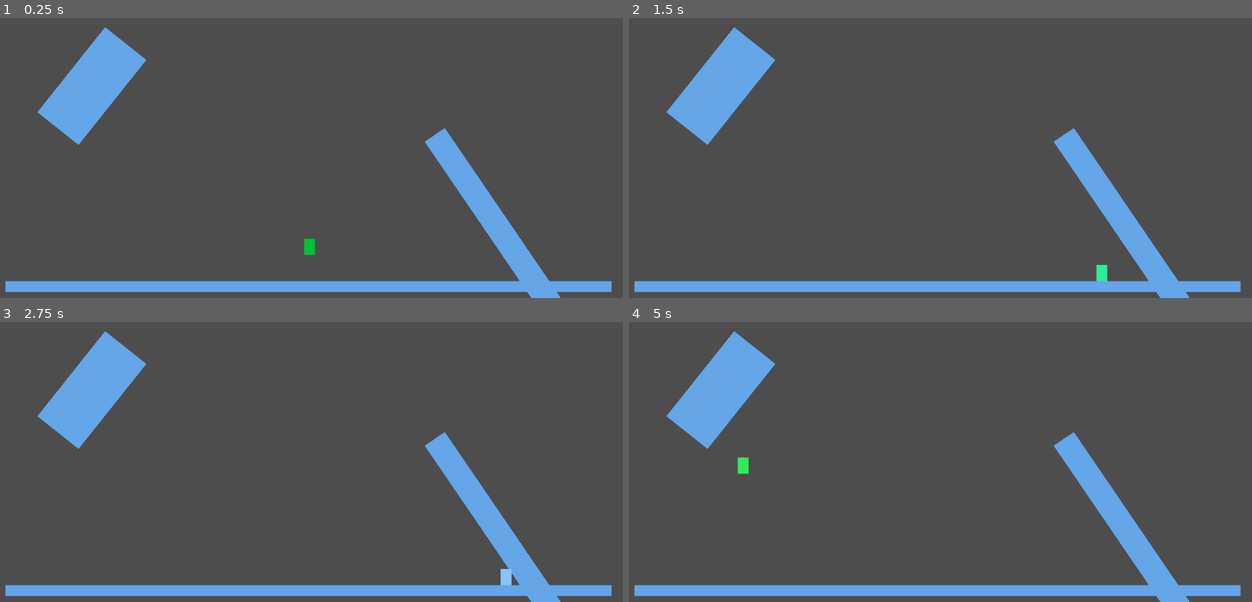
Above: before the commit, frames 1-4 (two rows, left to right).
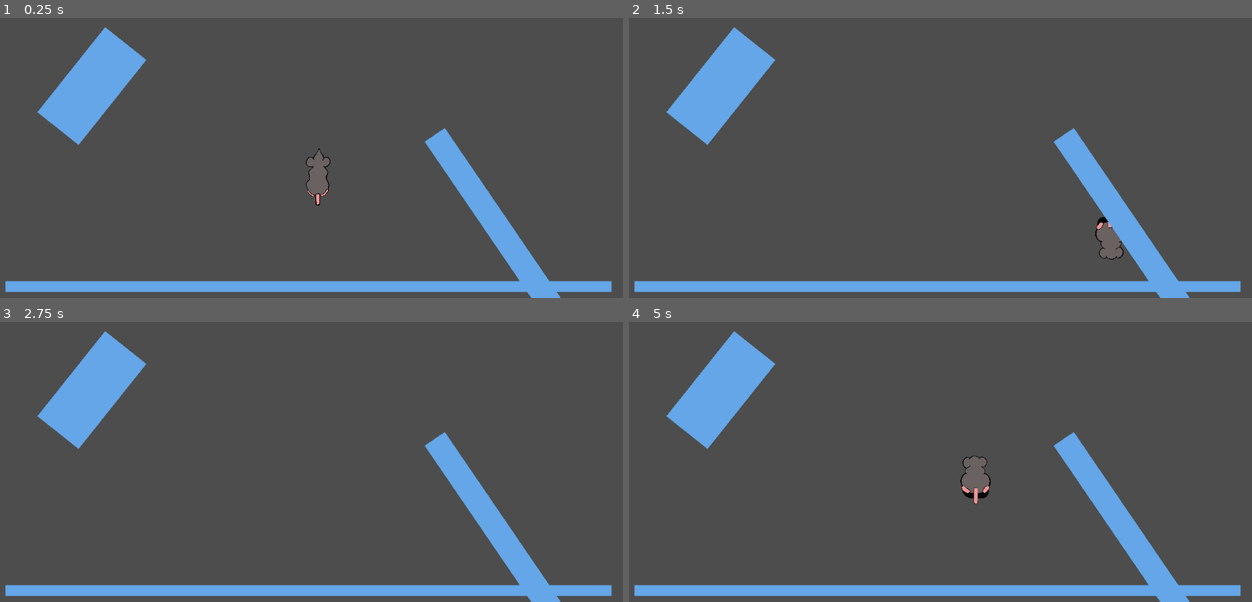
Above: after the commit, the same moments.

Repository: WellHatchedOne/sea-np-gmtk2024
Game: Godot game, scene res://main.tscn
The game is run twice, just before and just after one commit, with the same random seed, the same clock (stepped at 60 frames per second) and the same inputs.
Inputs:
- Up to frame 1 (0.25 s): no input
- Up to frame 2 (1.5 s): tap Enter at 0.5 s; hold D (move_right) 0.53-1.28 s; hold Space (change_color) 0.53-1.28 s; hold S (move_down) from 1.28 s (still down); tap Space (change_color) at 1.35 s
- Up to frame 3 (2.75 s): release S (move_down) at 2.03 s; hold D (move_right) from 2.03 s (still down); hold Space (change_color) from 2.03 s (still down)
- Up to frame 4 (5 s): release D (move_right) at 2.78 s; release Space (change_color) at 2.78 s; hold W (move_up) 2.78-3.53 s; tap Space (change_color) at 2.85, 4.35 s; hold Space (change_color) 3.53-4.28 s; hold A (move_left) from 3.53 s (still down)

The runs differ from the first frame. In frame 1, 0.6% of the frame differs, in the area x 48-54%, y 46-85%; in frame 2, 0.5%; in frame 3, 0.1%; in frame 4, 0.7%, in the area x 17-59%, y 47-65%.
Error after the commit: Invalid assignment of property or key 'color' with value of type 'Color' on a base object of type 'null instance'. (res://Max/test_objects/test_movable_guy.gd:…

Commit message:
Add Rat Scene
This commit adds the rat scene with the default up rat animation.
It also updates our test script to use that animation

Diff:
--- a/Max/test_objects/test_movable_guy.gd
+++ b/Max/test_objects/test_movable_guy.gd
@@ -15,5 +15,16 @@
 	var input_direction := Input.get_vector("move_left", "move_right", "move_up", "move_down")
 	self.velocity = input_direction * speed;
 
+	if velocity.length() > 0:
+		$AnimatedSprite2D.play()
+	else:
+		$AnimatedSprite2D.stop()
+
+	if velocity.x != 0:
+		$AnimatedSprite2D.flip_v = false
+		$AnimatedSprite2D.flip_h = velocity.x < 0
+	elif velocity.y != 0:
+		$AnimatedSprite2D.flip_v = velocity.y > 0
+
 func change_color() -> void:
 	$ColorRect.color = Color(randf(), randf(), randf())
--- a/Max/test_objects/test_movable_guy.tscn
+++ b/Max/test_objects/test_movable_guy.tscn
@@ -1,12 +1,12 @@
-[gd_scene load_steps=3 format=3 uid="uid://dhvqt2giyunf4"]
+[gd_scene load_steps=4 format=3 uid="uid://dhvqt2giyunf4"]
 
 [ext_resource type="Script" path="res://Max/test_objects/test_movable_guy.gd" id="1_g87px"]
+[ext_resource type="Texture2D" uid="uid://x5jm4j22h8qy" path="res://assets/base_rat_up1.png" id="2_vncyw"]
 
 [sub_resource type="CapsuleShape2D" id="CapsuleShape2D_xbmso"]
 
 [node name="TestMovableGuy" type="CharacterBody2D"]
 script = ExtResource("1_g87px")
-speed = null
 
 [node name="ColorRect" type="ColorRect" parent="."]
 offset_left = -10.0
@@ -17,3 +17,6 @@
 
 [node name="CollisionShape2D" type="CollisionShape2D" parent="."]
 shape = SubResource("CapsuleShape2D_xbmso")
+
+[node name="Sprite2D" type="Sprite2D" parent="."]
+texture = ExtResource("2_vncyw")
--- a/main.tscn
+++ b/main.tscn
@@ -1,9 +1,14 @@
-[gd_scene load_steps=3 format=3 uid="uid://b83gut5er6mu8"]
+[gd_scene load_steps=4 format=3 uid="uid://b83gut5er6mu8"]
 
+[ext_resource type="PackedScene" uid="uid://b32e7nkyfmr3k" path="res://rat.tscn" id="1_3brr1"]
 [ext_resource type="PackedScene" uid="uid://cffbki6irx1rr" path="res://Max/test_objects/test_floor.tscn" id="1_okr4v"]
-[ext_resource type="PackedScene" uid="uid://dhvqt2giyunf4" path="res://Max/test_objects/test_movable_guy.tscn" id="2_n6nq3"]
+[ext_resource type="Script" path="res://Max/test_objects/test_movable_guy.gd" id="2_1ui3v"]
 
 [node name="Main" type="Node2D"]
+
+[node name="rat" parent="." instance=ExtResource("1_3brr1")]
+position = Vector2(594, 417)
+script = ExtResource("2_1ui3v")
 
 [node name="TestFloor" parent="." instance=ExtResource("1_okr4v")]
 position = Vector2(918, 512)
@@ -18,6 +23,3 @@
 [node name="TestFloor3" parent="." instance=ExtResource("1_okr4v")]
 position = Vector2(574, 627)
 scale = Vector2(55.72, 1)
-
-[node name="TestMovableGuy" parent="." instance=ExtResource("2_n6nq3")]
-position = Vector2(576, 554)
--- /dev/null
+++ b/rat.tscn
@@ -0,0 +1,32 @@
+[gd_scene load_steps=5 format=3 uid="uid://b32e7nkyfmr3k"]
+
+[ext_resource type="Texture2D" uid="uid://x5jm4j22h8qy" path="res://assets/base_rat_up1.png" id="1_3myic"]
+[ext_resource type="Texture2D" uid="uid://qdwxwhxiljen" path="res://assets/base_rat_up2.png" id="2_ret74"]
+[ext_resource type="Texture2D" uid="uid://ckgjakvxygkso" path="res://assets/base_rat_up3.png" id="3_se12w"]
+
+[sub_resource type="SpriteFrames" id="SpriteFrames_pedtu"]
+animations = [{
+"frames": [{
+"duration": 1.0,
+"texture": ExtResource("1_3myic")
+}, {
+"duration": 1.0,
+"texture": ExtResource("2_ret74")
+}, {
+"duration": 1.0,
+"texture": ExtResource("3_se12w")
+}],
+"loop": true,
+"name": &"up",
+"speed": 5.0
+}]
+
+[node name="rat" type="CharacterBody2D"]
+
+[node name="AnimatedSprite2D" type="AnimatedSprite2D" parent="."]
+position = Vector2(14, 21)
+scale = Vector2(0.1, 0.1)
+sprite_frames = SubResource("SpriteFrames_pedtu")
+animation = &"up"
+frame = 2
+frame_progress = 0.770516
Binary file added: assets/base_rat_up1.png
Not shown, added: assets/base_rat_up1.png.import
Binary file added: assets/base_rat_up2.png
Not shown, added: assets/base_rat_up2.png.import
Binary file added: assets/base_rat_up3.png
Not shown, added: assets/base_rat_up3.png.import
